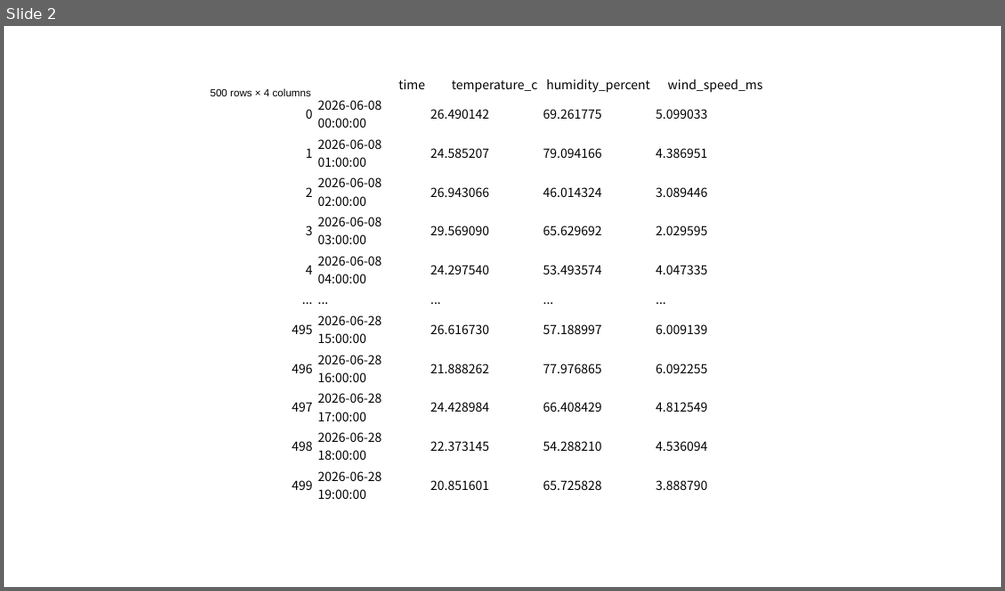
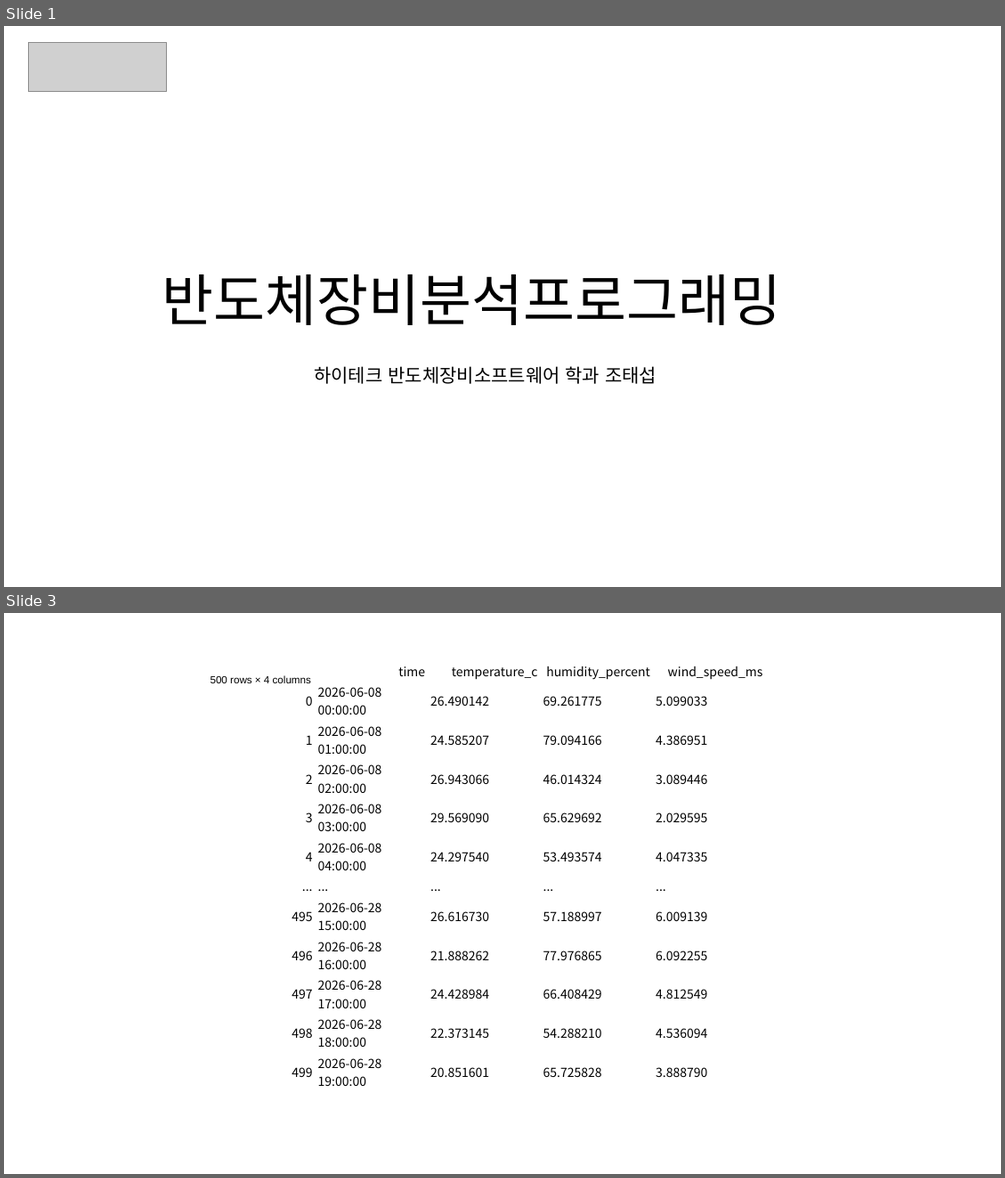
Before and after one commit to taesub0204/python, a slide deck: 반도체장비분석프로그래밍_python/천재성.pptx. Shown one above the other, each under a label of ours: slide 2 before the commit, slides 1 and 3 after it; the slides between them are not shown. The pictures are 1005x591 and 1005x1178 pixels, drawn with LibreOffice and Linux fonts; fonts in the diff are those of the drawing; grey boxes stand for pictures. Boxes give left, top, right and bottom in pixels: in the first picture for what was removed or moved away, otherwise in the second. Text is boxed around its words. In the diff, an @@ line names an element or a change of style, - is before the commit and + after.

Commit message:
장비데이터분석 PPT

```diff
--- a/반도체장비분석프로그래밍_python/천재성.pptx
+++ b/반도체장비분석프로그래밍_python/천재성.pptx
@@ slide 1 added at (4, 26, 1001, 587), background #FFFFFF @@
@@ picture added at (28, 42, 166, 91) @@
@@ text added at (162, 274, 782, 325), 54 pt, text #000000 @@
+반도체장비분석프로그래밍
@@ text added at (314, 366, 656, 384), 18 pt, text #000000 @@
+하이테크 반도체장비소프트웨어 학과 조태섭
@@ what was slide 2 is now slide 3 @@
```
Also in this commit, not shown: 9 slides changed, 1 other slide added, 2 other files.
